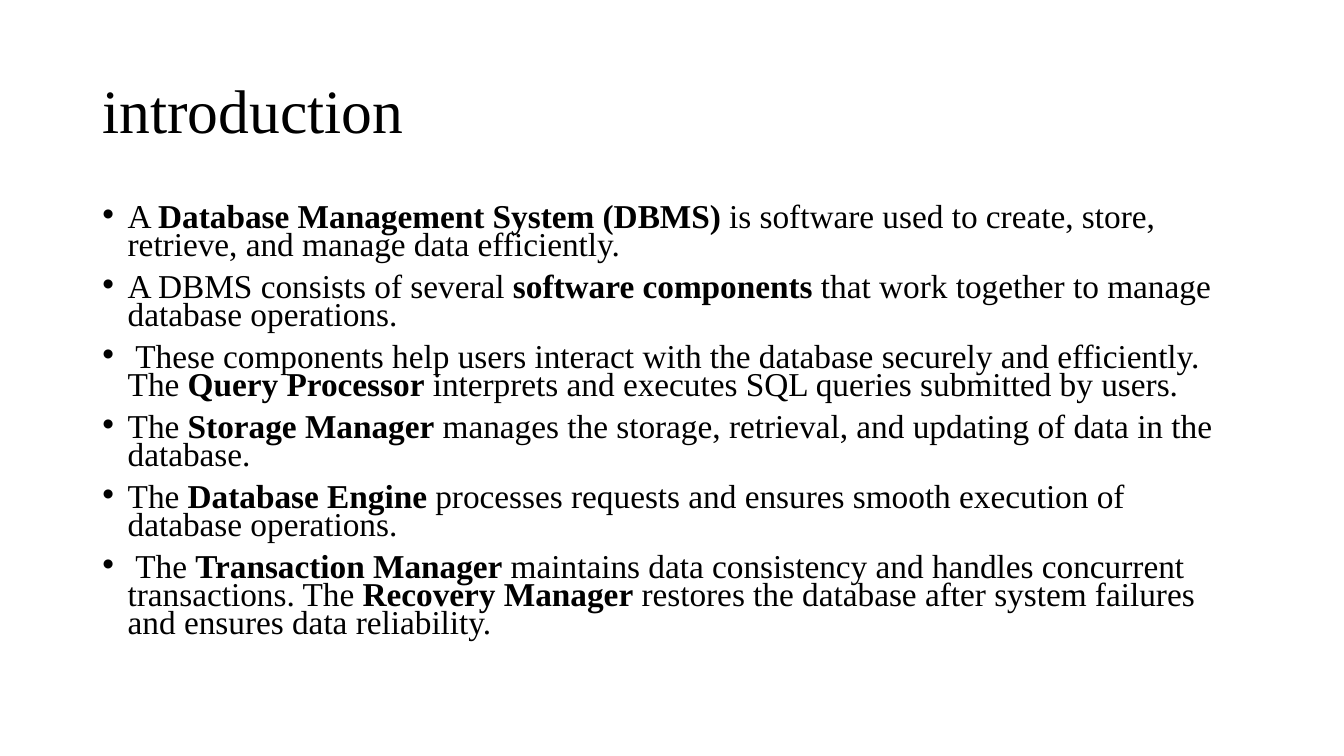
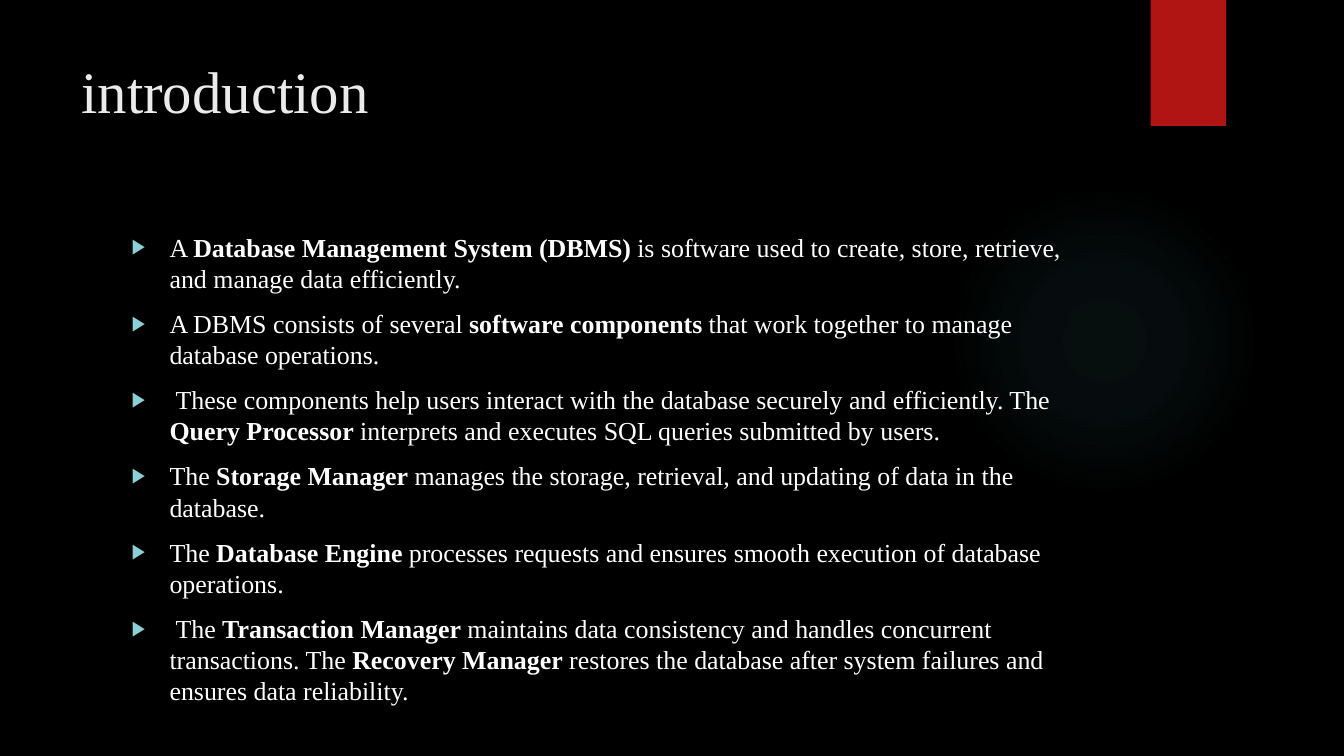
Before and after one commit to priyasiddapu-create/csa-0504-dbms, a slide deck: slide 14 of dbms ppt.pptx. Drawn at 1344x756 pixels with LibreOffice and Linux fonts; fonts in the diff are those of the drawing; background and template pictures are left out. Boxes give left, top, right and bottom in pixels: in the first picture for what was removed or moved away, otherwise in the second. Text is boxed around its words. In the diff, an @@ line names an element or a change of style, - is before the commit and + after.

```diff
--- a/dbms ppt.pptx
+++ b/dbms ppt.pptx
@@ background #FFFFFF to picture (left out) @@
@@ rectangle added at (x1=1150, y1=0, x2=1226, y2=126), fill #B01513 @@
@@ title "introduction" moved from (x1=102, y1=90, x2=403, y2=134) to (x1=81, y1=72, x2=368, y2=114) @@
@@ title "introduction" at (x1=81, y1=72, x2=368, y2=114): size 44 to 42 pt, text colour #000000 to #EBEBEB; line spacing 0.9 to 1; vertical alignment middle to top @@
@@ ellipse added at (x1=949, y1=185, x2=1259, y2=495), fill gradient #50B9C1 @@
@@ text "A Database Management System (DBMS) ..." moved from (x1=128, y1=204, x2=1212, y2=641) to (x1=170, y1=238, x2=1060, y2=706) @@
@@ text "A Database Management System (DBMS) ..." at (x1=170, y1=238, x2=1060, y2=706): size 23.8 to 18.5 pt, text colour #000000 to #FFFFFF; bullet • to ▶; line spacing 0.7 to 1 @@
```
Also in this commit, not shown: 19 other slides changed, 1 slide added.
